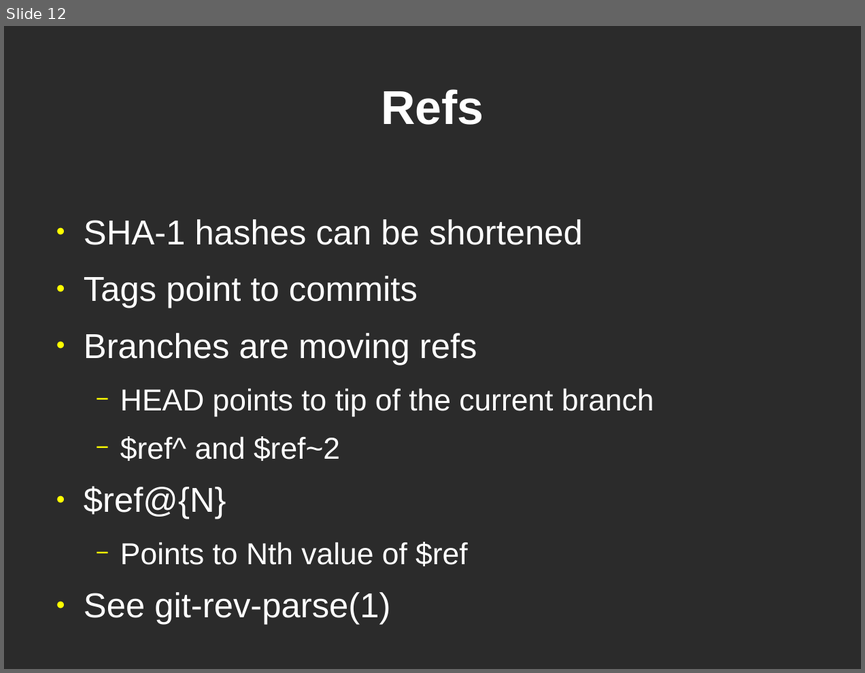
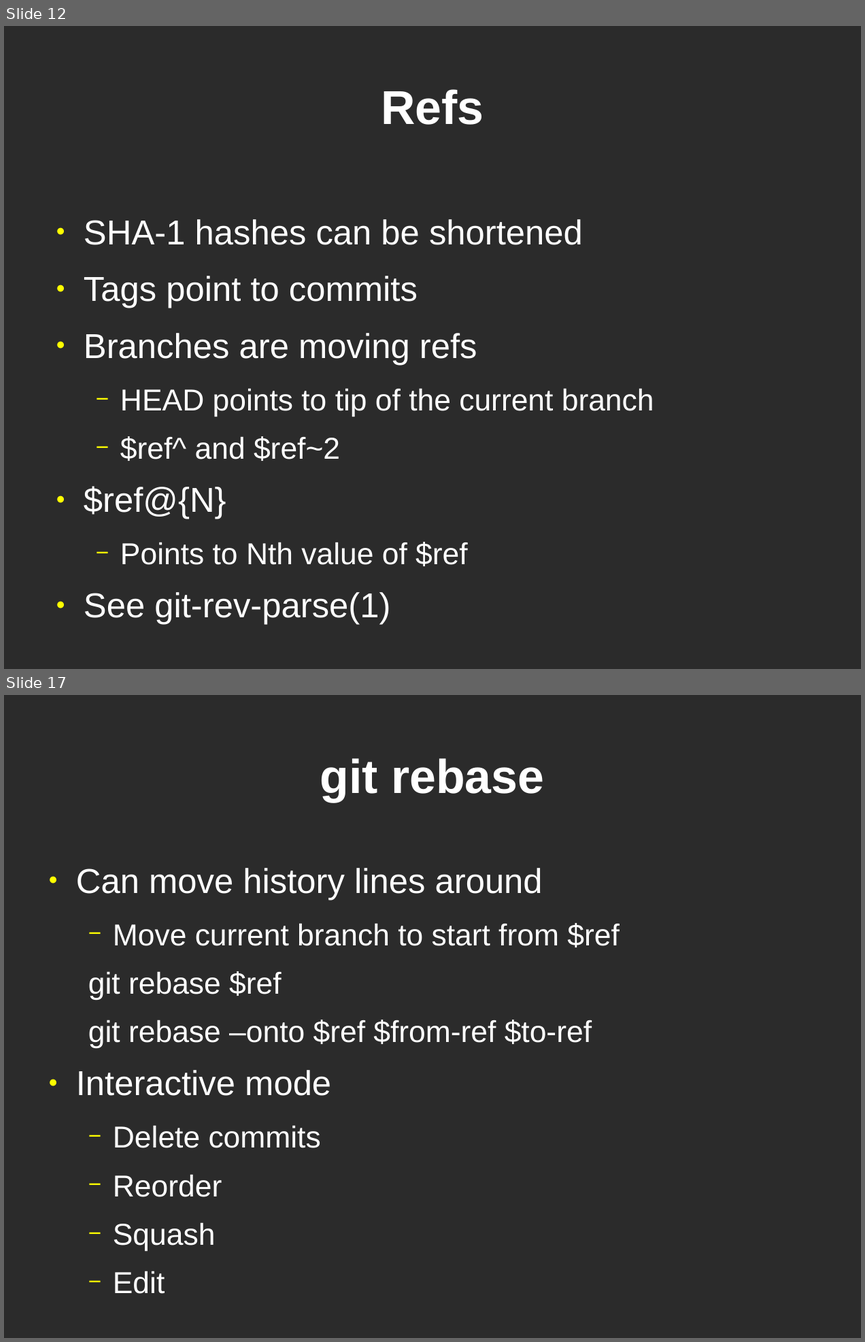
Before and after one commit to bjc/dvcs-git-slides, a slide deck: git.odp. Shown one above the other, each under a label of ours: slide 12 before the commit, slides 12 and 17 after it; the slides between them are not shown. The pictures are 865x673 and 865x1342 pixels, drawn with LibreOffice and Linux fonts; fonts in the diff are those of the drawing; background and template pictures are left out; a plain dark background stands for a picture behind light text. Boxes give left, top, right and bottom in pixels: in the first picture for what was removed or moved away, otherwise in the second. Text is boxed around its words. In the diff, an @@ line names an element or a change of style, - is before the commit and + after.

```diff
--- a/git.odp
+++ b/git.odp
@@ slide 17 added at [4, 695, 861, 1338], background picture (left out) @@
@@ title added at [320, 758, 544, 802], 44 pt, text #FFFFFF, bold @@
+git rebase
@@ text added at [76, 868, 619, 1293], 28 pt, text #FFFFFF @@
+● Can move history lines around
+  − Move current branch to start from $ref
+  git rebase $ref
+  git rebase –onto $ref $from-ref $to-ref
+● Interactive mode
+  − Delete commits
+  − Reorder
+  − Squash
+  − Edit
```
Also in this commit, not shown: 11 other slides added, 1 other file.
